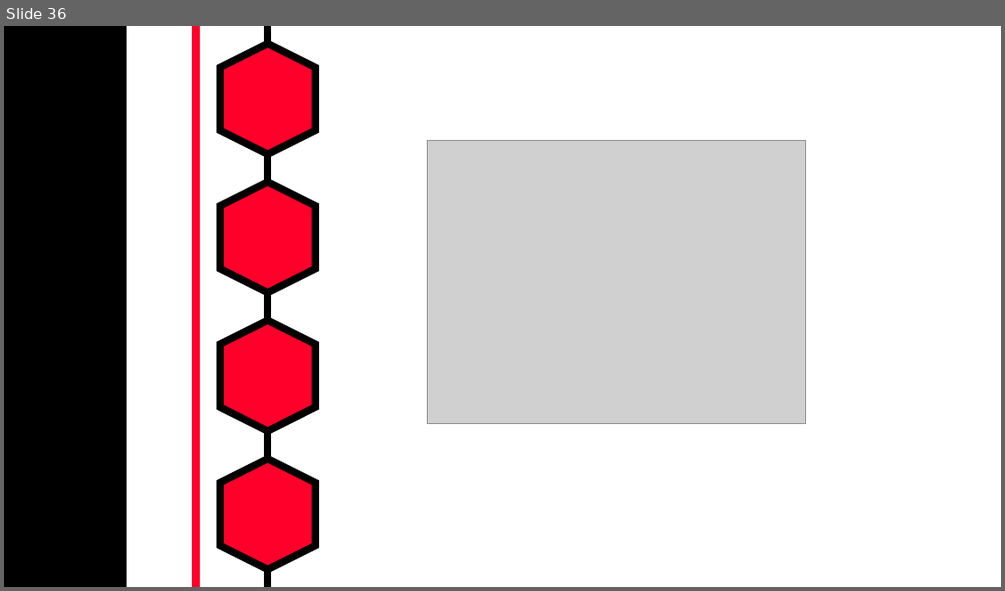
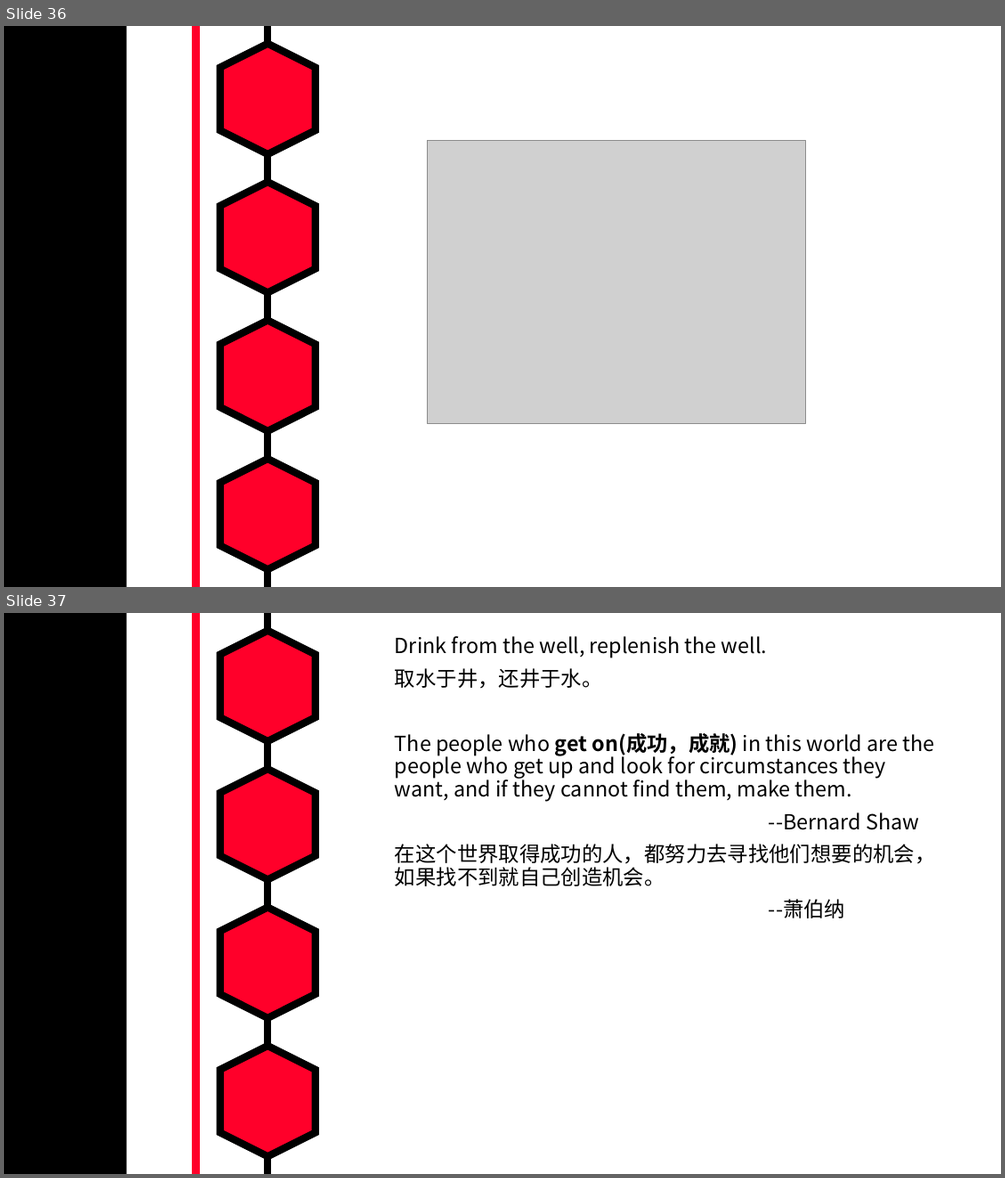
Before and after one commit to MarkShen1992/PPT-template, a slide deck: morning reading/iridescent english sentenses.pptx. Shown one above the other, each under a label of ours: slide 36 before the commit, slides 36 and 37 after it. The pictures are 1005x591 and 1005x1178 pixels, drawn with LibreOffice and Linux fonts; fonts in the diff are those of the drawing; grey boxes stand for pictures. Boxes give left, top, right and bottom in pixels: in the first picture for what was removed or moved away, otherwise in the second. Text is boxed around its words. In the diff, an @@ line names an element or a change of style, - is before the commit and + after.

Commit message:
Add a sentence

```diff
--- a/morning reading/iridescent english sentenses.pptx
+++ b/morning reading/iridescent english sentenses.pptx
@@ slide 37 added at <box>4,613,1001,1174</box>, background #FFFFFF; not listed: 7 template elements that a slide beside it also shows @@
@@ text added at <box>395,636,936,918</box>, 20 pt, text #000000 @@
+Drink from the well, replenish the well.
+取水于井，还井于水。
+The people who get on(成功，成就) in this world are the people who get up and look for circumstances they want, and if they cannot find them, make them.
+--Bernard Shaw
+在这个世界取得成功的人，都努力去寻找他们想要的机会，如果找不到就自己创造机会。
+--萧伯纳
```
